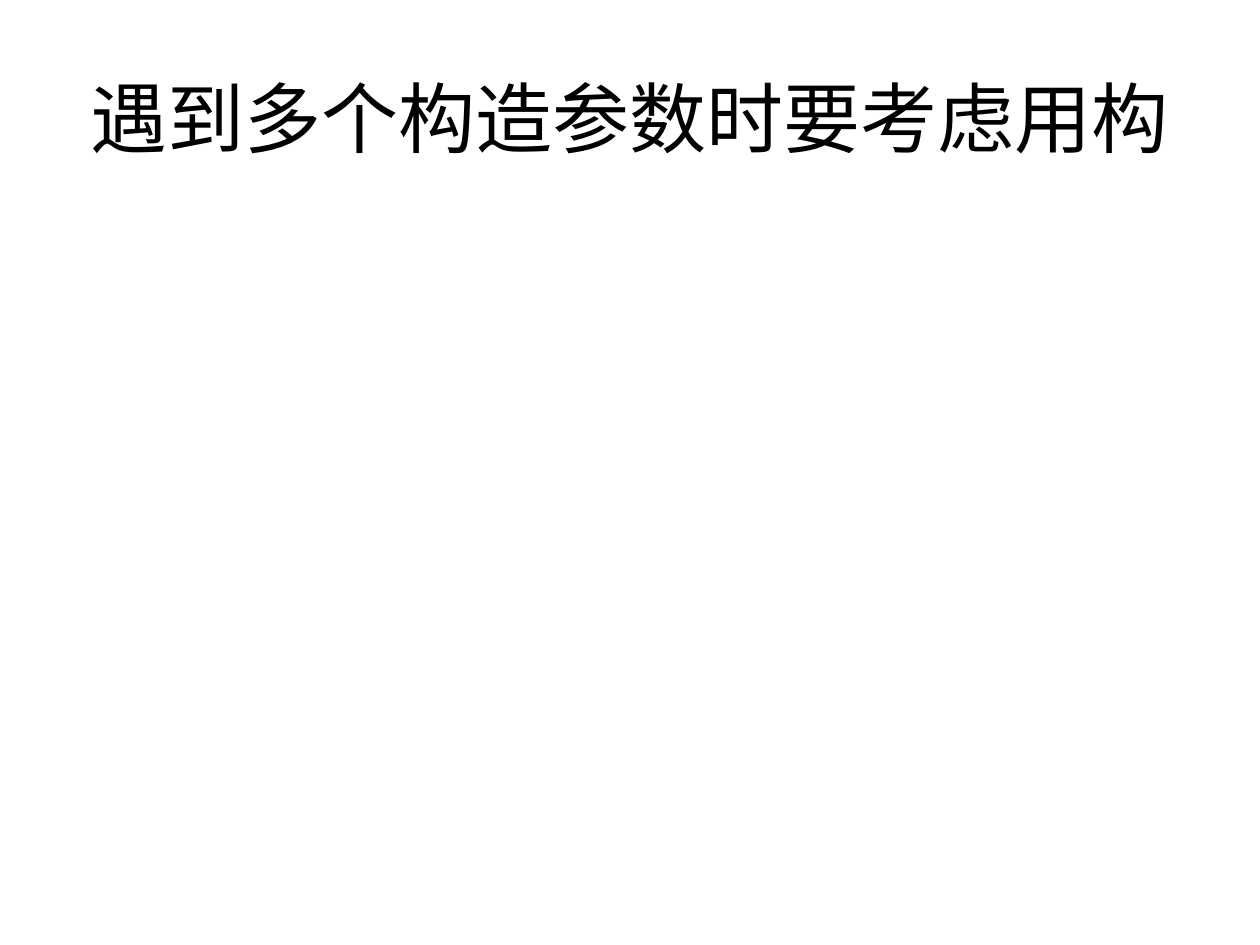
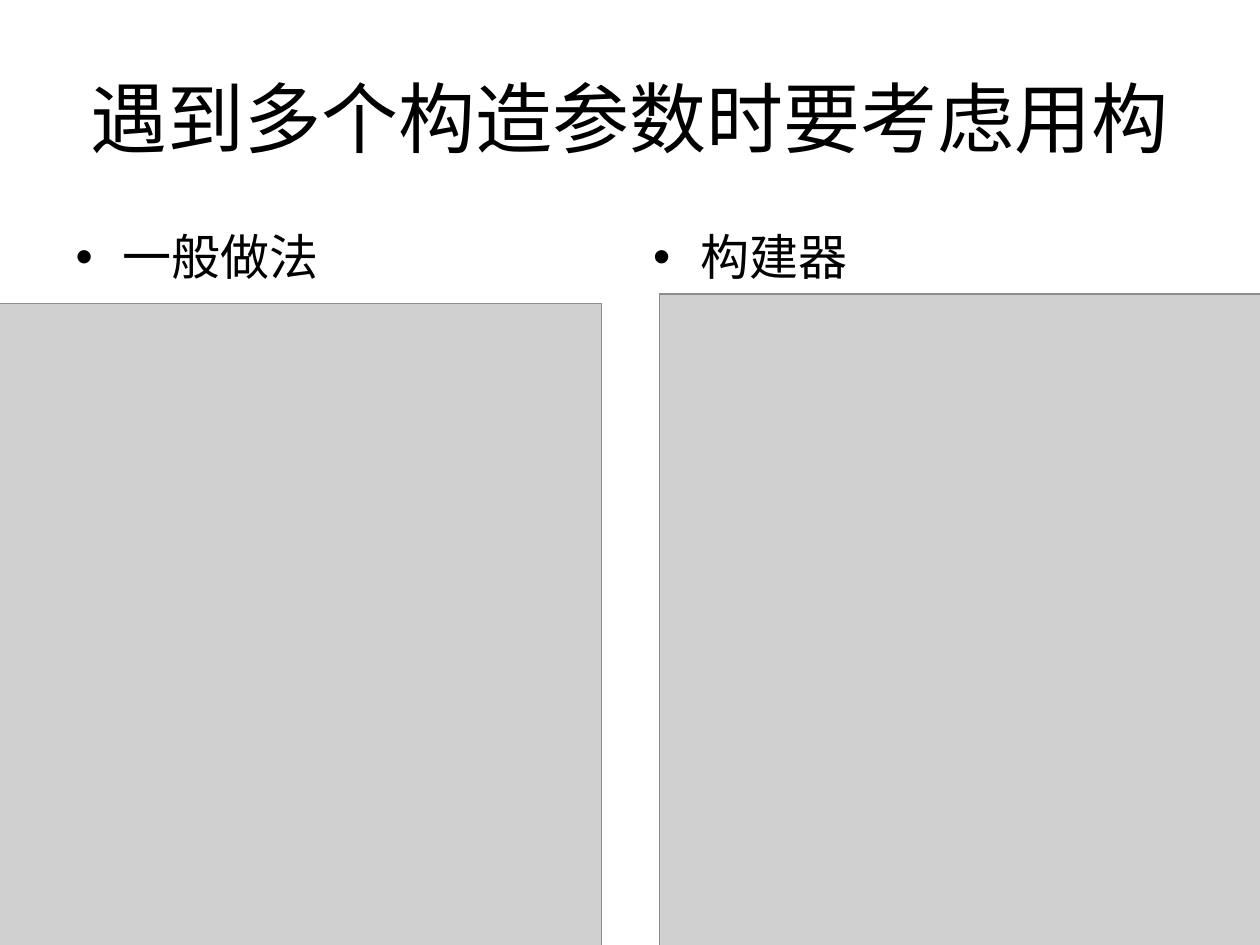
Before and after one commit to li5220008/SSH1, a slide deck: slide 7 of WebRoot/print/effectiveJava学习分享.pptx. Drawn at 1260x945 pixels with LibreOffice and Linux fonts; fonts in the diff are those of the drawing; grey boxes stand for pictures; background and template pictures are left out. Boxes give left, top, right and bottom in pixels: in the first picture for what was removed or moved away, otherwise in the second. Text is boxed around its words. In the diff, an @@ line names an element or a change of style, - is before the commit and + after.

```diff
--- a/WebRoot/print/effectiveJava学习分享.pptx
+++ b/WebRoot/print/effectiveJava学习分享.pptx
@@ text added at [123,233,319,279], 28 pt, text #000000 @@
+• 一般做法
@@ text added at [700,233,847,279], 28 pt, text #000000 @@
+• 构建器
@@ picture added at [660,294,1260,945] @@
@@ picture added at [0,304,602,945] @@
```
Also in this commit, not shown: 2 other slides changed, 9 slides added.
